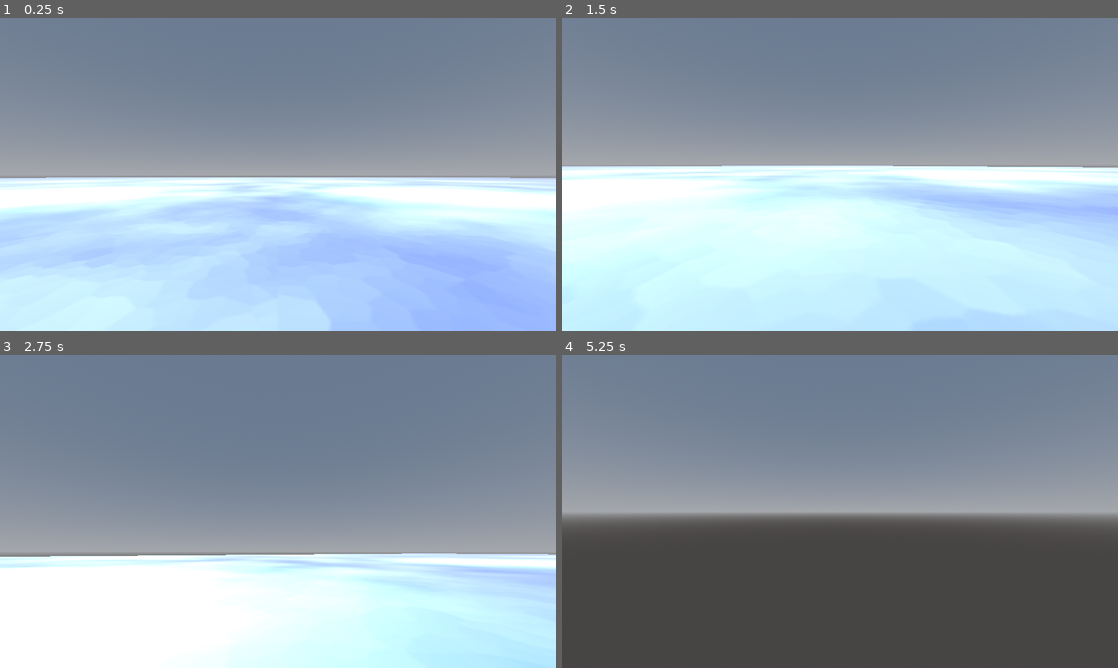
Above: before the commit, frames 1-4 (two rows, left to right).
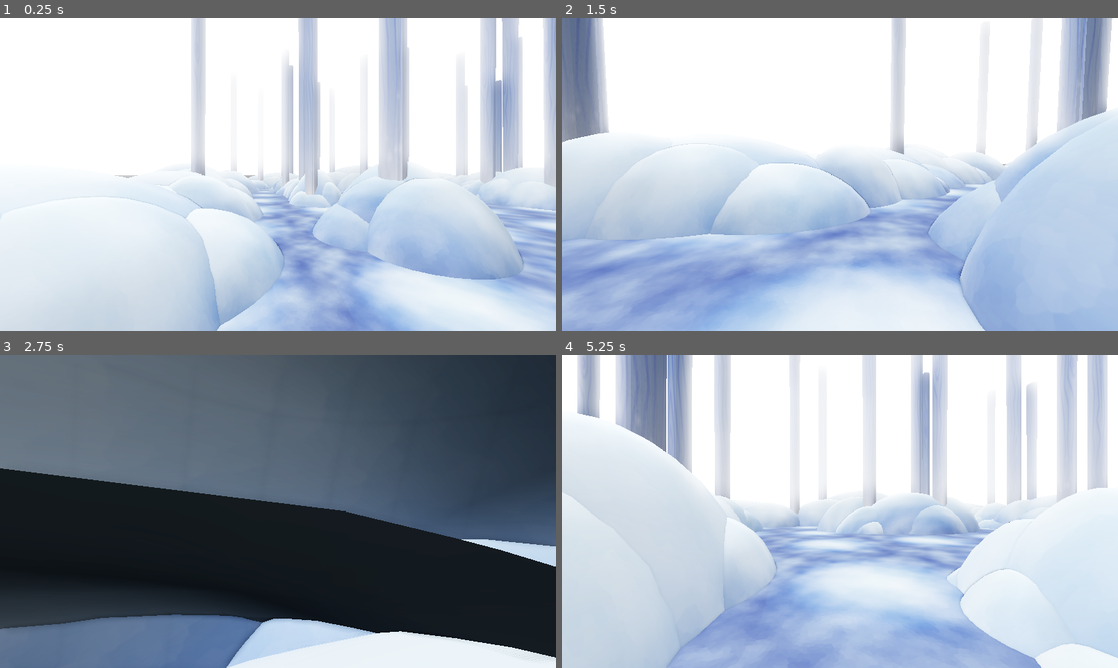
Above: after the commit, the same moments.

Repository: TatuArvela/mask-game
Game: Godot game, scene res://scenes/test_scene/test_scene.tscn
Same seed, same stepped clock (60 frames per second), same inputs: the game is played once before the commit and once after it.
Inputs (mouse positions are in pixels of both pictures, inside the frame that each line leads up to):
- Up to frame 1 (0.25 s): no input
- Up to frame 2 (1.5 s): move the mouse to (867, 174) at 0.52 s; hold Shift (run, bound only after the commit) 0.53-1.28 s; hold W (forward) from 0.53 s (still down); tap Ctrl (sneak, bound only after the commit) at 0.8, 1.35 s; move the mouse to (812, 174) at 1.27 s
- Up to frame 3 (2.75 s): keep holding W (forward); tap Shift (run, bound only after the commit) at 1.55 s; move the mouse to (289, 505) at 2.02 s; hold Shift (run, bound only after the commit) from 2.03 s (still down); tap Ctrl (sneak, bound only after the commit) at 2.3 s
- Up to frame 4 (5.25 s): keep holding W (forward); move the mouse to (834, 517) at 2.77 s; release Shift (run, bound only after the commit) at 2.78 s; tap Ctrl (sneak, bound only after the commit) at 2.85, 3.8, 4.35 s; tap Shift (run, bound only after the commit) at 3.05, 4.55 s; move the mouse to (878, 514) at 3.52 s; hold Shift (run, bound only after the commit) 3.53-4.28 s; move the mouse to (795, 508) at 4.27 s; move the mouse to (845, 511) at 5.02 s; hold Shift (run, bound only after the commit) from 5.03 s (still down)

The runs differ from the first frame. In frame 1, 88% of the frame differs, in the area x 0-100%, y 0-100%; in frame 2, 89%; in frame 3, 86%; in frame 4, 98%.

Commit message:
Scenery and stuff

Diff:
--- a/entities/player/player.gd
+++ b/entities/player/player.gd
@@ -1,6 +1,9 @@
 extends CharacterBody3D
 
-@export var speed: float = 100.0
+@export var sneak_speed: float = 1.0
+@export var base_speed: float = 5.0
+@export var run_speed: float = 10.0
+
 @export var mouse_sensitivity: float = 0.01
 @export var gravity: float = 9.8
 
@@ -34,6 +37,12 @@
 
 func handle_movement(_delta: float) -> void:
 	var input_dir = Vector3.ZERO
+	var speed = base_speed
+
+	if Input.is_action_pressed("sneak"):
+		speed = sneak_speed
+	elif Input.is_action_pressed("run"):
+		speed = run_speed
 
 	if Input.is_action_pressed("forward"):
 		input_dir.z -= 1
--- a/project.godot
+++ b/project.godot
@@ -48,6 +48,16 @@
 , Object(InputEventKey,"resource_local_to_scene":false,"resource_name":"","device":-1,"window_id":0,"alt_pressed":false …(186 unchanged characters)…
 ]
 }
+sneak={
+"deadzone": 0.2,
+"events": [Object(InputEventKey,"resource_local_to_scene":false,"resource_name":"","device":-1,"window_id":0,"alt_pressed":false,"shift_pressed":false,"ctrl_pressed":false,"meta_pressed":false,"pressed":false,"keycode":0,"physical_keycode":4194326,"key_label":0,"unicode":0,"location":0,"echo":false,"script":null)
+]
+}
+run={
+"deadzone": 0.2,
+"events": [Object(InputEventKey,"resource_local_to_scene":false,"resource_name":"","device":-1,"window_id":0,"alt_pressed":false,"shift_pressed":false,"ctrl_pressed":false,"meta_pressed":false,"pressed":false,"keycode":0,"physical_keycode":4194325,"key_label":0,"unicode":0,"location":0,"echo":false,"script":null)
+]
+}
 
 [physics]
 
--- a/scenes/test_scene/test_scene.tscn
+++ b/scenes/test_scene/test_scene.tscn
@@ -2,14 +2,27 @@
 
 [ext_resource type="Material" uid="uid://6pwnjv4tqguu" path="res://materials/snow.tres" id="1_1x7oe"]
 [ext_resource type="PackedScene" uid="uid://rvf074qch17a" path="res://entities/player/player.tscn" id="1_8pyld"]
+[ext_resource type="Texture2D" uid="uid://4jc5kgwsqhic" path="res://materials/MaskGame-MAPwithElfs.png" id="2_l4ihe"]
+[ext_resource type="PackedScene" uid="uid://c01opld3b52i3" path="res://scenery/snow_banks.glb" id="4_l4ihe"]
+[ext_resource type="PackedScene" uid="uid://bykwnmcaycsik" path="res://scenery/trees.glb" id="5_doi4a"]
+[ext_resource type="PackedScene" uid="uid://dosljd40iaqcr" path="res://scenery/river.glb" id="6_vrddd"]
 
 [sub_resource type="PlaneMesh" id="PlaneMesh_3anks"]
 material = ExtResource("1_1x7oe")
-size = Vector2(500, 500)
+size = Vector2(50, 50)
+
+[sub_resource type="StandardMaterial3D" id="StandardMaterial3D_doi4a"]
+albedo_texture = ExtResource("2_l4ihe")
 
 [sub_resource type="WorldBoundaryShape3D" id="WorldBoundaryShape3D_8pyld"]
 
 [sub_resource type="ProceduralSkyMaterial" id="ProceduralSkyMaterial_mndh0"]
+sky_top_color = Color(1, 1, 1, 1)
+sky_horizon_color = Color(0.56, 0.56, 0.56, 1)
+sky_curve = 1.6970571
+sky_energy_multiplier = 30.0
+ground_bottom_color = Color(0.2, 0.2, 0.2, 1)
+ground_curve = 1e-05
 
 [sub_resource type="Sky" id="Sky_1x7oe"]
 sky_material = SubResource("ProceduralSkyMaterial_mndh0")
@@ -17,40 +30,50 @@
 [sub_resource type="Environment" id="Environment_l4ihe"]
 background_mode = 2
 sky = SubResource("Sky_1x7oe")
+tonemap_mode = 3
+ssr_enabled = true
+ssao_enabled = true
+glow_enabled = true
 fog_enabled = true
-fog_light_color = Color(0.61191374, 0.6450431, 0.69657516, 1)
 fog_sky_affect = 0.1
+volumetric_fog_density = 0.6605
+volumetric_fog_ambient_inject = 0.98
 
 [node name="TestScene" type="Node" unique_id=1051480340]
 
 [node name="Ground" type="MeshInstance3D" parent="." unique_id=472530435]
 mesh = SubResource("PlaneMesh_3anks")
 
+[node name="MapTemplate" type="MeshInstance3D" parent="." unique_id=288267578]
+visible = false
+material_override = SubResource("StandardMaterial3D_doi4a")
+mesh = SubResource("PlaneMesh_3anks")
+
 [node name="Boundaries" type="Node3D" parent="." unique_id=1658418817]
 
 [node name="South" type="StaticBody3D" parent="Boundaries" unique_id=1210922241]
-transform = Transform3D(1, 0, 0, 0, 1, 0, 0, 0, 1, -250, 0, 0)
+transform = Transform3D(1, 0, 0, 0, 1, 0, 0, 0, 1, -25, 0, 0)
 
 [node name="CollisionShape3D" type="CollisionShape3D" parent="Boundaries/South" unique_id=227453577]
 transform = Transform3D(-4.371139e-08, 1, 0, -1, -4.371139e-08, 0, 0, 0, 1, 0, 0, 0)
 shape = SubResource("WorldBoundaryShape3D_8pyld")
 
 [node name="North" type="StaticBody3D" parent="Boundaries" unique_id=160791677]
-transform = Transform3D(1, 0, 0, 0, 1, 0, 0, 0, 1, 250, 0, 0)
+transform = Transform3D(1, 0, 0, 0, 1, 0, 0, 0, 1, 25, 0, 0)
 
 [node name="CollisionShape3D" type="CollisionShape3D" parent="Boundaries/North" unique_id=712446322]
 transform = Transform3D(-4.371139e-08, -1, 0, 1, -4.371139e-08, 0, 0, 0, 1, 0, 0, 0)
 shape = SubResource("WorldBoundaryShape3D_8pyld")
 
 [node name="West" type="StaticBody3D" parent="Boundaries" unique_id=831318273]
-transform = Transform3D(1, 0, 0, 0, 1, 0, 0, 0, 1, 0, 0, -250)
+transform = Transform3D(1, 0, 0, 0, 1, 0, 0, 0, 1, 0, 0, -25)
 
 [node name="CollisionShape3D" type="CollisionShape3D" parent="Boundaries/West" unique_id=790083224]
 transform = Transform3D(1.9106855e-15, 4.371139e-08, 1, 1, -4.371139e-08, 0, 4.371139e-08, 1, -4.371139e-08, 0, 0, 0)
 shape = SubResource("WorldBoundaryShape3D_8pyld")
 
 [node name="East" type="StaticBody3D" parent="Boundaries" unique_id=2035059019]
-transform = Transform3D(1, 0, 0, 0, 1, 0, 0, 0, 1, 0, 0, 250)
+transform = Transform3D(1, 0, 0, 0, 1, 0, 0, 0, 1, 0, 0, 25)
 
 [node name="CollisionShape3D" type="CollisionShape3D" parent="Boundaries/East" unique_id=2073350830]
 transform = Transform3D(1.9106855e-15, -4.371139e-08, 1, -1, -4.371139e-08, 0, 4.371139e-08, -1, -4.371139e-08, 0, 0, 0)
@@ -64,9 +87,12 @@
 [node name="WorldEnvironment" type="WorldEnvironment" parent="." unique_id=2125420096]
 environment = SubResource("Environment_l4ihe")
 
-[node name="Sun" type="DirectionalLight3D" parent="WorldEnvironment" unique_id=521472946]
-transform = Transform3D(0.49999997, -0.75000006, 0.4330127, 0, 0.49999997, 0.86602545, -0.86602545, -0.4330127, 0.24999997, 0, 0, 0)
-shadow_enabled = true
+[node name="SnowBanks" parent="." unique_id=270610045 instance=ExtResource("4_l4ihe")]
+
+[node name="Trees" parent="." unique_id=794642522 instance=ExtResource("5_doi4a")]
+
+[node name="River" parent="." unique_id=2055334123 instance=ExtResource("6_vrddd")]
+visible = false
 
 [node name="Player" parent="." unique_id=153770063 instance=ExtResource("1_8pyld")]
-transform = Transform3D(1, 0, 0, 0, 1, 0, 0, 0, 1, 0, 1.520216, 0)
+transform = Transform3D(1, 0, 0, 0, 1, 0, 0, 0, 1, -20.308203, 1.520216, 20.541727)
Binary file added: materials/MaskGame-MAPwithElfs.png
Not shown, added: materials/MaskGame-MAPwithElfs.png.import
Binary file added: scenery/river.glb
Not shown, added: scenery/river.glb.import
Binary file added: scenery/river.png
Not shown, added: scenery/river.png.import
Binary file added: scenery/river_Untitled.png
Not shown, added: scenery/river_Untitled.png.import
Binary file added: scenery/snow_banks.glb
Not shown, added: scenery/snow_banks.glb.import
Binary file added: scenery/snow_banks.png
Not shown, added: scenery/snow_banks.png.import
(and 8 more such lines)
